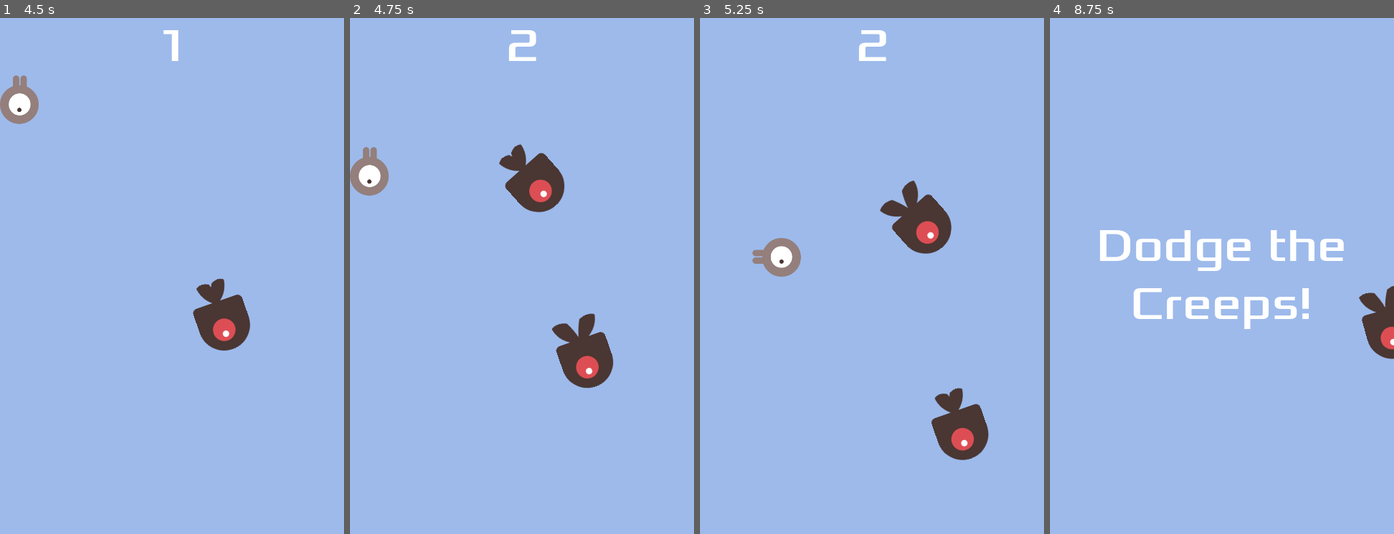
Above: before the commit, frames 1-4 (left to right).
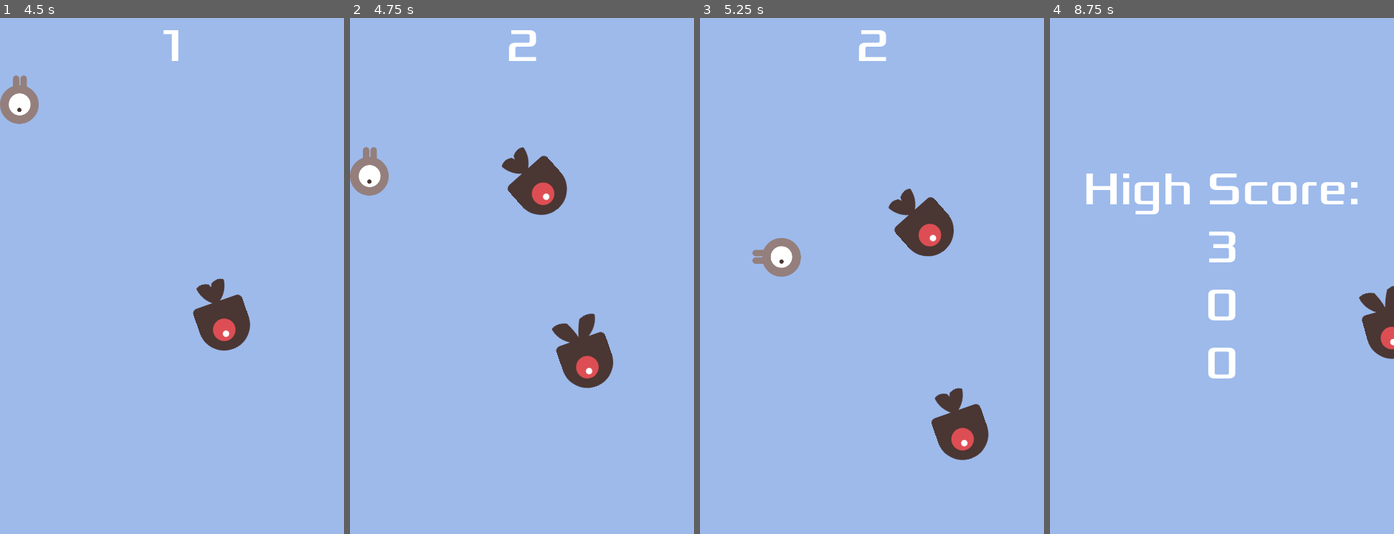
Above: after the commit, the same moments.

Repository: I-Greenleaf/Dodge-The-Creeps
Game: Godot game, scene res://Main.tscn
Two runs of this game, one before a commit and one after it. Both use one fixed random seed, a clock stepped at 60 frames per second and the inputs below.
Inputs:
- Up to frame 1 (4.5 s): click "Start" at 0.5 s; tap Enter (start_game) at 1.25, 1.35, 2.1, 2.75, 2.85, 3.6, 4.35 s; hold Up (move_up) 1.28-2.78 s; hold Left (move_left) 2.78-4.28 s; hold Down (move_down) from 4.28 s (still down)
- Up to frame 2 (4.75 s): keep holding Down (move_down)
- Up to frame 3 (5.25 s): release Down (move_down) at 5.03 s; hold Right (move_right) from 5.03 s (still down); tap Enter (start_game) at 5.1 s
- Up to frame 4 (8.75 s): release Right (move_right) at 5.78 s; hold Up (move_up) 5.78-6.53 s; tap Enter (start_game) every 0.75 s from 5.85 to 8.1 s; hold Right (move_right) from 6.53 s (still down)

Frame 1 is identical in both runs. In frame 2, 0.5% of the frame differs, in the area x 43-64%, y 24-39%; in frame 3, 0.6%; in frame 4, 5.1%, in the area x 10-90%, y 30-70%.

Commit message:
Added difficulty.

Diff:
--- a/Main.gd
+++ b/Main.gd
@@ -16,7 +16,7 @@
 	$Music.stop()
 	$DeathSound.play()
 
-	# FIX GIVE A TIMER
+
 	$HUD.flip_score()
 
 
@@ -64,6 +64,9 @@
 	var velocity = Vector2(randf_range(150.0, 250.0), 0.0)
 	mob.linear_velocity = velocity.rotated(direction)
 
+	# Shortens the timer to increase difficulty as the game goes on
+	$MobTimer.wait_time = 10.0/(score+20)
+
 	# Add mob to main scene
 	add_child(mob)
 
